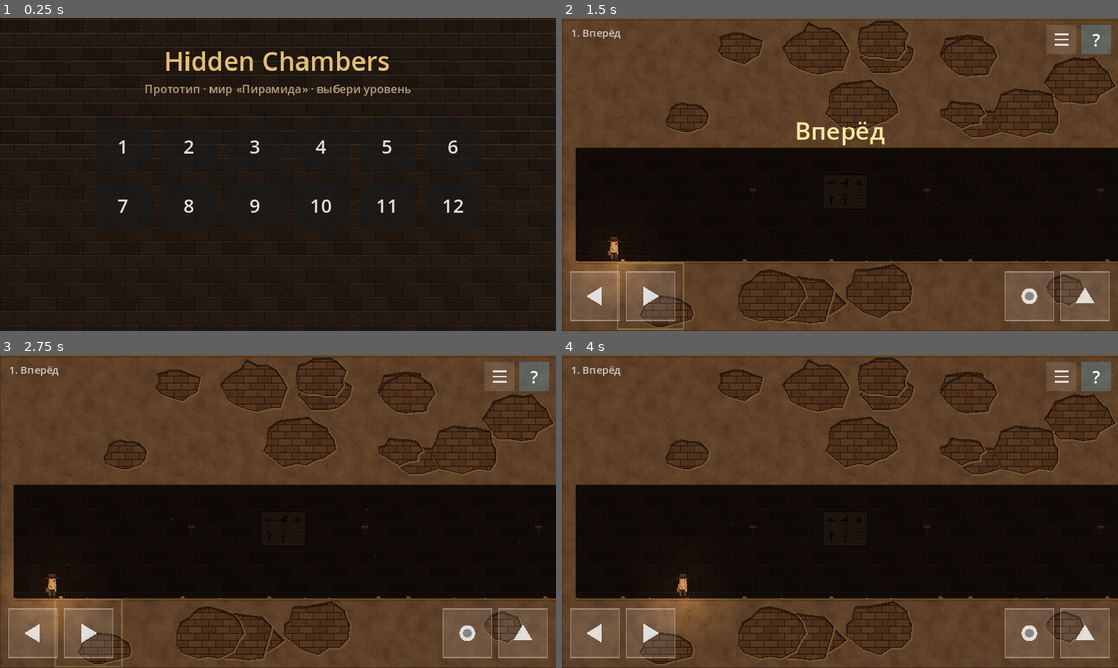
Above: before the commit, frames 1-4 (two rows, left to right).
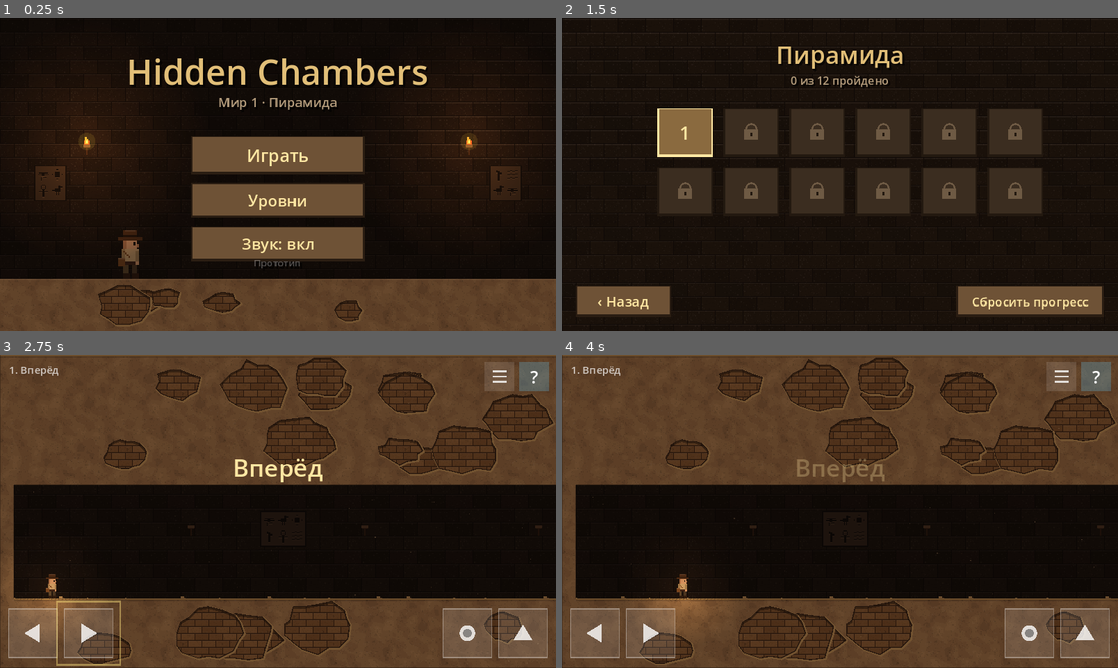
Above: after the commit, the same moments.

Repository: mrvadimjuravlev/mygame
Game: Godot game, scene res://ui/title.tscn
The game is run twice, just before and just after one commit, with the same random seed, the same clock (stepped at 60 frames per second) and the same inputs. Before the commit the project starts from res://ui/menu.tscn.
Inputs (mouse positions are in pixels of both pictures, inside the frame that each line leads up to):
- Up to frame 1 (0.25 s): no input
- Up to frame 2 (1.5 s): click (684, 146) at 0.5 s, where only the run before the commit has a clickable "1"; click (840, 199) at 1.25 s, where only the run after the commit has a clickable "Уровни"
- Up to frame 3 (2.75 s): click (122, 470) at 2 s, where only the run after the commit has a clickable "1"
- Up to frame 4 (4 s): tap Enter at 2.75 s; move the mouse to (962, 495) at 2.77 s; hold Right (move_right) 2.78-3.5 s; hold E (action) 2.78-3.5 s; click (962, 495) at 2.92 s; tap Space (jump) at 3.02, 3.05, 3.32 s; drag from (728, 527) to (928, 530) at 3.52 s

The runs differ from the first frame. In frame 1, 33% of the frame differs, in the area x 0-100%, y 0-100%; in frame 2, 67%; in frame 3, 0.9%; in frame 4, 0.4%.

Commit message:
Start screen, saved progress with locked levels, synthesized sounds
Title screen with Play/Continue, level select and a sound toggle; progress
is saved to user://progress.cfg. Sounds are generated in code at startup:
steps, jump, landing, key, door, exit, death, hand tap, potion, lever, UI.

Co-Authored-By: Claude Opus 5.5 (1M context) <noreply@anthropic.com>
Claude-Session: https://claude.ai/code/session_01Grf5WdcuQYwuX1MMBXvSiC

Diff:
--- a/project.godot
+++ b/project.godot
@@ -6,11 +6,12 @@
 
 config/name="Hidden Chambers"
 config/icon="res://icon.png"
-run/main_scene="res://ui/menu.tscn"
+run/main_scene="res://ui/title.tscn"
 config/features=PackedStringArray("4.3", "GL Compatibility")
 
 [autoload]
 
+Sfx="*res://scripts/sfx.gd"
 Game="*res://scripts/game.gd"
 
 [display]
--- a/scripts/door.gd
+++ b/scripts/door.gd
@@ -39,6 +39,7 @@
 	if open == is_open:
 		return
 	is_open = open
+	Sfx.play("door", -3.0)
 	var tween := create_tween().set_process_mode(Tween.TWEEN_PROCESS_PHYSICS)
 	tween.set_trans(Tween.TRANS_QUAD).set_ease(Tween.EASE_IN_OUT)
 	tween.tween_property(self, "position", _closed_position + (open_offset if open else Vector2.ZERO), 0.7)
--- a/scripts/elusive_key.gd
+++ b/scripts/elusive_key.gd
@@ -39,6 +39,7 @@
 		return
 	if frozen:
 		body.has_key = true
+		Sfx.play("key")
 		queue_free()
 	else:
 		_flee(body)
@@ -61,6 +62,7 @@
 			break
 	global_position = spots[_index]
 	_appear = 0.0
+	Sfx.play("flee", -3.0)
 
 
 func _process(delta: float) -> void:
--- a/scripts/exit_door.gd
+++ b/scripts/exit_door.gd
@@ -46,6 +46,7 @@
 	if is_open:
 		return
 	is_open = true
+	Sfx.play("door")
 	var tween := create_tween()
 	tween.tween_property(self, "_open_amount", 1.0, 0.8).set_trans(Tween.TRANS_QUAD)
 	tween.tween_callback(_check_hero_inside)
@@ -67,6 +68,7 @@
 		return
 	if is_open and _open_amount >= 1.0 and body.is_in_group("hero"):
 		set_deferred("monitoring", false)
+		Sfx.play("exit")
 		Game.next_level()
 
 
--- a/scripts/game.gd
+++ b/scripts/game.gd
@@ -19,6 +19,13 @@
 ]
 const FINISH_SCENE := "res://ui/finish.tscn"
 const MENU_SCENE := "res://ui/menu.tscn"
+const TITLE_SCENE := "res://ui/title.tscn"
+const SAVE_PATH := "user://progress.cfg"
+
+## Номера пройденных уровней (с нуля).
+var passed: Array[int] = []
+## Для проверки прототипа: все уровни открыты, даже непройденные.
+var unlock_all := false
 
 
 func _ready() -> void:
@@ -26,6 +33,7 @@
 	_add_action("move_right", [KEY_RIGHT, KEY_D])
 	_add_action("jump", [KEY_SPACE, KEY_UP, KEY_W])
 	_add_action("action", [KEY_E, KEY_ENTER])
+	_load()
 
 
 func _add_action(action: StringName, keys: Array) -> void:
@@ -44,6 +52,7 @@
 
 
 func next_level() -> void:
+	mark_passed(current_index())
 	var i := current_index() + 1
 	var path: String = LEVELS[i] if i > 0 and i < LEVELS.size() else FINISH_SCENE
 	get_tree().change_scene_to_file.call_deferred(path)
@@ -57,6 +66,57 @@
 	get_tree().change_scene_to_file.call_deferred(LEVELS[index])
 
 
+func go_title() -> void:
+	get_tree().change_scene_to_file.call_deferred(TITLE_SCENE)
+
+
+# --- Прогресс ----------------------------------------------------------------
+
+func mark_passed(index: int) -> void:
+	if index >= 0 and not passed.has(index):
+		passed.append(index)
+		passed.sort()
+		save()
+
+
+## Уровень открыт, если он первый или пройден предыдущий.
+func is_unlocked(index: int) -> bool:
+	return unlock_all or index == 0 or passed.has(index - 1) or passed.has(index)
+
+
+## Первый непройденный уровень — с него продолжает кнопка «Играть».
+func continue_index() -> int:
+	for i in LEVELS.size():
+		if not passed.has(i):
+			return i
+	return 0
+
+
+func reset_progress() -> void:
+	passed.clear()
+	unlock_all = false
+	save()
+
+
+func save() -> void:
+	var cfg := ConfigFile.new()
+	cfg.set_value("progress", "passed", passed)
+	cfg.set_value("progress", "unlock_all", unlock_all)
+	cfg.set_value("settings", "sound", Sfx.enabled)
+	cfg.save(SAVE_PATH)
+
+
+func _load() -> void:
+	var cfg := ConfigFile.new()
+	if cfg.load(SAVE_PATH) != OK:
+		return
+	passed.clear()
+	for i in cfg.get_value("progress", "passed", []):
+		passed.append(int(i))
+	unlock_all = cfg.get_value("progress", "unlock_all", false)
+	Sfx.enabled = cfg.get_value("settings", "sound", true)
+
+
 ## Запускает эффект у всех целей: так устроена система событий «триггер → эффект».
 func fire(source: Node, targets: Array[NodePath], effect: StringName) -> void:
 	for path in targets:
--- a/scripts/hero.gd
+++ b/scripts/hero.gd
@@ -65,13 +65,17 @@
 			velocity.y += GRAVITY * gravity_dir * delta
 		if Input.is_action_just_pressed("jump") and is_on_floor():
 			velocity.y = JUMP_VELOCITY * gravity_dir
+			Sfx.play("jump")
 		velocity.x = dir * SPEED
 		if Input.is_action_just_pressed("action"):
 			_try_interact()
 	if dir != 0.0 and signf(dir) != facing:
 		facing = signf(dir)
 	queue_redraw()
+	var falling := absf(velocity.y) > 200.0
 	move_and_slide()
+	if falling and is_on_floor() and not climbing:
+		Sfx.play("land", -4.0)
 	if wrap_width > 0.0:
 		if global_position.x < -6.0:
 			global_position.x += wrap_width + 12.0
@@ -111,6 +115,7 @@
 	if _dead:
 		return
 	_dead = true
+	Sfx.play("die")
 	modulate = Color(1, 0.4, 0.4)
 	get_tree().create_timer(0.4).timeout.connect(get_tree().reload_current_scene)
 
@@ -135,6 +140,7 @@
 const C_BELT := Color("4a3020")
 
 var _anim := 0.0
+var _step_frame := -1
 
 
 func _process(delta: float) -> void:
@@ -142,8 +148,14 @@
 		return
 	if absf(velocity.x) > 1.0 and is_on_floor() or (climbing and absf(velocity.y) > 1.0):
 		_anim += delta
+		# Шаг слышен на кадрах 1 и 3, когда ступня касается пола.
+		var frame := int(_anim * (8.0 if climbing else 10.0)) % 4
+		if frame != _step_frame and frame % 2 == 1:
+			Sfx.play("step", -8.0, randf_range(0.85, 1.15))
+		_step_frame = frame
 	else:
 		_anim = 0.0
+		_step_frame = -1
 
 
 func _px(x: float, y: float, w: float, h: float, c: Color) -> void:
--- a/scripts/hud.gd
+++ b/scripts/hud.gd
@@ -85,9 +85,11 @@
 
 func _touch_down(index: int, pos: Vector2) -> void:
 	if MENU_BUTTON.grow(2).has_point(pos):
+		Sfx.play("ui")
 		get_tree().change_scene_to_file.call_deferred(Game.MENU_SCENE)
 		return
 	if HINT_BUTTON.grow(4).has_point(pos):
+		Sfx.play("ui")
 		_show_next_hint()
 		return
 	var button := _button_at(pos)
--- a/scripts/key_item.gd
+++ b/scripts/key_item.gd
@@ -21,6 +21,7 @@
 func _on_body_entered(body: Node) -> void:
 	if body.is_in_group("hero"):
 		body.has_key = true
+		Sfx.play("key")
 		queue_free()
 
 
--- a/scripts/lever.gd
+++ b/scripts/lever.gd
@@ -30,6 +30,7 @@
 	if pulled and one_shot:
 		return
 	pulled = not pulled
+	Sfx.play("lever")
 	queue_redraw()
 	Game.fire(self, targets, effect)
 
--- a/scripts/potion.gd
+++ b/scripts/potion.gd
@@ -18,6 +18,7 @@
 	body_entered.connect(func(body: Node) -> void:
 		if body.is_in_group("hero"):
 			body.flip_gravity()
+			Sfx.play("potion")
 			queue_free())
 
 
--- /dev/null
+++ b/scripts/sfx.gd
@@ -0,0 +1,175 @@
+extends Node
+## Звуки игры. Все звуки синтезируются в коде при запуске: шум, тоны и огибающие.
+## Вызов: Sfx.play("jump").
+
+const RATE := 22050
+const VOICES := 8
+
+var enabled := true
+var _sounds := {}
+var _players: Array[AudioStreamPlayer] = []
+var _next := 0
+
+
+func _ready() -> void:
+	process_mode = Node.PROCESS_MODE_ALWAYS
+	for i in VOICES:
+		var p := AudioStreamPlayer.new()
+		add_child(p)
+		_players.append(p)
+	_sounds = {
+		"step": _step(),
+		"jump": _jump(),
+		"land": _land(),
+		"key": _key(),
+		"flee": _flee(),
+		"door": _door(),
+		"exit": _exit(),
+		"die": _die(),
+		"tap": _tap(),
+		"potion": _potion(),
+		"lever": _lever(),
+		"ui": _ui(),
+	}
+	# Game загружается после Sfx, поэтому подписка — на следующем кадре.
+	(func() -> void: Game.hand_used.connect(func(_kind: String) -> void: play("tap"))).call_deferred()
+
+
+func play(sound: String, volume_db := 0.0, pitch := 1.0) -> void:
+	if not enabled or not _sounds.has(sound):
+		return
+	var p := _players[_next]
+	_next = (_next + 1) % VOICES
+	p.stream = _sounds[sound]
+	p.volume_db = volume_db
+	p.pitch_scale = pitch
+	p.play()
+
+
+# --- Синтез -----------------------------------------------------------------
+
+func _wav(samples: PackedFloat32Array) -> AudioStreamWAV:
+	var data := PackedByteArray()
+	data.resize(samples.size() * 2)
+	for i in samples.size():
+		data.encode_s16(i * 2, int(clampf(samples[i], -1.0, 1.0) * 32767.0))
+	var wav := AudioStreamWAV.new()
+	wav.format = AudioStreamWAV.FORMAT_16_BITS
+	wav.mix_rate = RATE
+	wav.data = data
+	return wav
+
+
+## Шум через простой фильтр нижних частот: чем меньше cutoff (0..1), тем глуше.
+func _noise(seconds: float, cutoff: float, decay: float, gain: float, seed := 1) -> PackedFloat32Array:
+	var rng := RandomNumberGenerator.new()
+	rng.seed = seed
+	var n := int(seconds * RATE)
+	var out := PackedFloat32Array()
+	out.resize(n)
+	var y := 0.0
+	for i in n:
+		y += cutoff * (rng.randf_range(-1.0, 1.0) - y)
+		out[i] = y * gain * exp(-decay * float(i) / RATE)
+	return out
+
+
+## Тон, частота плавно идёт от f0 к f1. shape: 0 — синус, 1 — квадрат, 2 — треугольник.
+func _tone(seconds: float, f0: float, f1: float, shape: int, decay: float, gain: float, attack := 0.004) -> PackedFloat32Array:
+	var n := int(seconds * RATE)
+	var out := PackedFloat32Array()
+	out.resize(n)
+	var phase := 0.0
+	for i in n:
+		var t := float(i) / n
+		phase += lerpf(f0, f1, t) / RATE
+		var p := fmod(phase, 1.0)
+		var v: float
+		match shape:
+			1: v = 1.0 if p < 0.5 else -1.0
+			2: v = 4.0 * absf(p - 0.5) - 1.0
+			_: v = sin(TAU * p)
+		var env := minf(1.0, float(i) / (attack * RATE)) * exp(-decay * float(i) / RATE)
+		# Короткое затухание в конце, чтобы не щёлкало.
+		env *= minf(1.0, float(n - i) / (0.005 * RATE))
+		out[i] = v * env * gain
+	return out
+
+
+func _mix(a: PackedFloat32Array, b: PackedFloat32Array, offset_s := 0.0) -> PackedFloat32Array:
+	var off := int(offset_s * RATE)
+	var out := a.duplicate()
+	if out.size() < off + b.size():
+		out.resize(off + b.size())
+	for i in b.size():
+		out[off + i] += b[i]
+	return out
+
+
+func _step() -> AudioStreamWAV:
+	# Мягкий шорох подошвы по камню.
+	return _wav(_noise(0.06, 0.25, 70.0, 0.5, 3))
+
+
+func _jump() -> AudioStreamWAV:
+	return _wav(_tone(0.14, 220.0, 520.0, 2, 14.0, 0.35))
+
+
+func _land() -> AudioStreamWAV:
+	return _wav(_mix(_noise(0.09, 0.12, 45.0, 0.8, 7), _tone(0.08, 110.0, 60.0, 0, 40.0, 0.4)))
+
+
+func _key() -> AudioStreamWAV:
+	# Звон: две ноты с обертоном.
+	var s := _tone(0.5, 1046.5, 1046.5, 0, 7.0, 0.25)
+	s = _mix(s, _tone(0.5, 2093.0, 2093.0, 0, 10.0, 0.08))
+	s = _mix(s, _tone(0.6, 1568.0, 1568.0, 0, 6.0, 0.25), 0.09)
+	s = _mix(s, _tone(0.6, 3136.0, 3136.0, 0, 9.0, 0.06), 0.09)
+	return _wav(s)
+
+
+func _flee() -> AudioStreamWAV:
+	# Ключ ускользнул: насмешливый «фьють».
+	return _wav(_mix(_tone(0.18, 900.0, 1800.0, 0, 8.0, 0.25), _noise(0.15, 0.6, 20.0, 0.12, 11)))
+
+
+func _door() -> AudioStreamWAV:
+	# Каменная плита ползёт: глухой гул и скрежет.
+	var s := _noise(0.8, 0.05, 2.5, 1.6, 5)
+	s = _mix(s, _noise(0.8, 0.35, 4.0, 0.12, 9))
+	s = _mix(s, _tone(0.8, 55.0, 48.0, 2, 3.0, 0.25, 0.08))
+	return _wav(s)
+
+
+func _exit() -> AudioStreamWAV:
+	# Уровень пройден: восходящее арпеджио.
+	var s := PackedFloat32Array()
+	var notes := [523.3, 659.3, 784.0, 1046.5]
+	for k in notes.size():
+		s = _mix(s, _tone(0.45, notes[k], notes[k], 2, 6.0, 0.22), k * 0.09)
+	return _wav(s)
+
+
+func _die() -> AudioStreamWAV:
+	return _wav(_mix(_tone(0.45, 420.0, 70.0, 1, 5.0, 0.18), _noise(0.25, 0.3, 15.0, 0.3, 13)))
+
+
+func _tap() -> AudioStreamWAV:
+	# Касание рукой: короткий каменный щелчок.
+	return _wav(_mix(_noise(0.05, 0.5, 90.0, 0.5, 17), _tone(0.06, 700.0, 500.0, 0, 60.0, 0.25)))
+
+
+func _potion() -> AudioStreamWAV:
+	# Бульканье: несколько пузырей с растущей высотой.
+	var s := PackedFloat32Array()
+	for k in 4:
+		s = _mix(s, _tone(0.08, 300.0 + k * 90.0, 600.0 + k * 120.0, 0, 30.0, 0.25), k * 0.07)
+	return _wav(s)
+
+
+func _lever() -> AudioStreamWAV:
+	return _wav(_mix(_noise(0.12, 0.4, 30.0, 0.5, 19), _tone(0.1, 180.0, 120.0, 1, 30.0, 0.15)))
+
+
+func _ui() -> AudioStreamWAV:
+	return _wav(_tone(0.07, 660.0, 880.0, 2, 30.0, 0.25))
--- a/ui/finish.gd
+++ b/ui/finish.gd
@@ -1,5 +1,5 @@
 extends Control
-## Экран после шестого уровня.
+## Экран после последнего уровня.
 
 
 func _ready() -> void:
@@ -17,4 +17,5 @@
 	button.size = Vector2(140, 40)
 	button.position = Vector2(250, 230)
 	button.pressed.connect(Game.start_over)
+	Sfx.play("exit")
 	add_child(button)
--- a/ui/menu.gd
+++ b/ui/menu.gd
@@ -1,7 +1,13 @@
 extends Control
-## Стартовый экран прототипа: название и выбор любого уровня.
+## Выбор уровня. Пройденные отмечены галочкой, следующий открыт, дальше — замок.
+## Для проверки прототипа: пять касаний по заголовку открывают все уровни.
 
 const Art := preload("res://scripts/art.gd")
+const Style := preload("res://ui/style.gd")
+
+var _grid: GridContainer
+var _title_taps := 0
+var _reset: Button
 
 
 func _ready() -> void:
@@ -11,33 +17,77 @@
 	back.stretch_mode = TextureRect.STRETCH_TILE
 	back.size = Vector2(640, 360)
 	back.texture_repeat = CanvasItem.TEXTURE_REPEAT_ENABLED
+	back.modulate = Color(0.75, 0.68, 0.62)
 	add_child(back)
-	var title := Label.new()
-	title.text = "Hidden Chambers"
-	title.horizontal_alignment = HORIZONTAL_ALIGNMENT_CENTER
-	title.size = Vector2(640, 40)
-	title.position = Vector2(0, 28)
-	title.add_theme_font_size_override("font_size", 30)
-	title.add_theme_color_override("font_color", Color("e2bf78"))
+	var title := Style.label("Пирамида", Vector2(0, 22), 640, 28, Color("e2bf78"))
+	title.mouse_filter = Control.MOUSE_FILTER_STOP
+	title.gui_input.connect(_on_title_input)
 	add_child(title)
-	var sub := Label.new()
-	sub.text = "Прототип · мир «Пирамида» · выбери уровень"
-	sub.horizontal_alignment = HORIZONTAL_ALIGNMENT_CENTER
-	sub.size = Vector2(640, 20)
-	sub.position = Vector2(0, 72)
-	sub.add_theme_font_size_override("font_size", 13)
-	sub.add_theme_color_override("font_color", Color("b49c7c"))
-	add_child(sub)
-	var grid := GridContainer.new()
-	grid.columns = 6
-	grid.add_theme_constant_override("h_separation", 12)
-	grid.add_theme_constant_override("v_separation", 12)
-	grid.position = Vector2(110, 120)
-	add_child(grid)
+	add_child(Style.label("%d из %d пройдено" % [Game.passed.size(), Game.LEVELS.size()], Vector2(0, 62), 640, 13, Style.TEXT_DIM))
+	_grid = GridContainer.new()
+	_grid.columns = 6
+	_grid.add_theme_constant_override("h_separation", 12)
+	_grid.add_theme_constant_override("v_separation", 12)
+	_grid.position = Vector2(110, 104)
+	add_child(_grid)
+	_fill()
+	var back_button := Style.button("‹ Назад", Vector2(110, 36), 16)
+	back_button.position = Vector2(16, 308)
+	back_button.pressed.connect(Game.go_title)
+	add_child(back_button)
+	_reset = Style.button("Сбросить прогресс", Vector2(170, 36), 14)
+	_reset.position = Vector2(454, 308)
+	_reset.pressed.connect(_on_reset)
+	add_child(_reset)
+
+
+func _fill() -> void:
+	for child in _grid.get_children():
+		child.queue_free()
+	var next := Game.continue_index()
 	for i in Game.LEVELS.size():
-		var b := Button.new()
-		b.text = str(i + 1)
-		b.custom_minimum_size = Vector2(64, 56)
-		b.add_theme_font_size_override("font_size", 22)
+		var open := Game.is_unlocked(i)
+		var done := Game.passed.has(i)
+		var b := Style.button(str(i + 1) if open else "", Vector2(64, 56), 22)
+		b.disabled = not open
+		var mark := Control.new()
+		mark.mouse_filter = Control.MOUSE_FILTER_IGNORE
+		mark.size = Vector2(64, 56)
+		mark.draw.connect(_draw_mark.bind(mark, done, open))
+		b.add_child(mark)
+		if i == next and open and not done:
+			b.add_theme_stylebox_override("normal", Style._box(Color("8a6a3f"), Color("ffe7a3")))
 		b.pressed.connect(Game.open_level.bind(i))
-		grid.add_child(b)
+		_grid.add_child(b)
+
+
+## Галочка у пройденного уровня, замок у закрытого (рисуем, шрифт может не знать значков).
+func _draw_mark(c: Control, done: bool, open: bool) -> void:
+	if done:
+		var gold := Color("f2c14e")
+		c.draw_polyline(PackedVector2Array([Vector2(46, 10), Vector2(50, 14), Vector2(57, 6)]), gold, 2.0)
+	elif not open:
+		var col := Color("6e5a44")
+		c.draw_arc(Vector2(32, 24), 6.0, PI, TAU, 10, col, 2.0)
+		c.draw_rect(Rect2(24, 24, 16, 12), col)
+		c.draw_rect(Rect2(31, 28, 2, 4), Color("231910"))
+
+
+func _on_title_input(event: InputEvent) -> void:
+	if event is InputEventMouseButton and event.pressed:
+		_title_taps += 1
+		if _title_taps >= 5:
+			_title_taps = 0
+			Game.unlock_all = not Game.unlock_all
+			Game.save()
+			Sfx.play("key")
+			_fill()
+
+
+func _on_reset() -> void:
+	# Защита от случайного нажатия: сбрасывает второе касание.
+	if _reset.text != "Точно сбросить?":
+		_reset.text = "Точно сбросить?"
+		return
+	Game.reset_progress()
+	get_tree().reload_current_scene()
--- /dev/null
+++ b/ui/style.gd
@@ -0,0 +1,49 @@
+extends RefCounted
+## Общий вид кнопок меню: песчаник с тёмной обводкой.
+
+const TEXT := Color("ffe7a3")
+const TEXT_DIM := Color("b49c7c")
+
+
+static func button(text: String, size: Vector2, font_size := 18) -> Button:
+	var b := Button.new()
+	b.text = text
+	b.custom_minimum_size = size
+	b.size = size
+	b.focus_mode = Control.FOCUS_NONE
+	b.add_theme_font_size_override("font_size", font_size)
+	b.add_theme_color_override("font_color", TEXT)
+	b.add_theme_color_override("font_hover_color", Color.WHITE)
+	b.add_theme_color_override("font_pressed_color", Color.WHITE)
+	b.add_theme_color_override("font_disabled_color", Color("6e5a44"))
+	b.add_theme_stylebox_override("normal", _box(Color("6e5236"), Color("2a1d12")))
+	b.add_theme_stylebox_override("hover", _box(Color("80603f"), Color("2a1d12")))
+	b.add_theme_stylebox_override("pressed", _box(Color("5a4229"), Color("e2bf78")))
+	b.add_theme_stylebox_override("disabled", _box(Color("3b2d20"), Color("231910")))
+	b.pressed.connect(func() -> void: Sfx.play("ui"))
+	return b
+
+
+static func label(text: String, pos: Vector2, width: float, font_size: int, color: Color) -> Label:
+	var l := Label.new()
+	l.text = text
+	l.horizontal_alignment = HORIZONTAL_ALIGNMENT_CENTER
+	l.position = pos
+	l.size = Vector2(width, font_size + 12)
+	l.add_theme_font_size_override("font_size", font_size)
+	l.add_theme_color_override("font_color", color)
+	l.add_theme_color_override("font_shadow_color", Color(0, 0, 0, 0.6))
+	l.add_theme_constant_override("shadow_offset_x", 2)
+	l.add_theme_constant_override("shadow_offset_y", 2)
+	return l
+
+
+static func _box(fill: Color, border: Color) -> StyleBoxFlat:
+	var s := StyleBoxFlat.new()
+	s.bg_color = fill
+	s.border_color = border
+	s.set_border_width_all(2)
+	s.border_width_top = 1
+	s.border_width_bottom = 3
+	s.set_content_margin_all(4)
+	return s
--- /dev/null
+++ b/ui/title.gd
@@ -0,0 +1,92 @@
+extends Node2D
+## Экран старта: зал пирамиды в полумраке, герой у факела, кнопки «Играть», «Уровни», «Звук».
+
+const Art := preload("res://scripts/art.gd")
+const Style := preload("res://ui/style.gd")
+
+var _sound: Button
+
+
+func _ready() -> void:
+	var back := Polygon2D.new()
+	back.polygon = PackedVector2Array([Vector2(0, 0), Vector2(640, 0), Vector2(640, 360), Vector2(0, 360)])
+	back.texture = Art.back_wall()
+	back.texture_repeat = CanvasItem.TEXTURE_REPEAT_ENABLED
+	add_child(back)
+	var floor := Node2D.new()
+	floor.texture_repeat = CanvasItem.TEXTURE_REPEAT_ENABLED
+	floor.draw.connect(func() -> void:
+		var poly := PackedVector2Array([Vector2(0, 300), Vector2(640, 300), Vector2(640, 360), Vector2(0, 360)])
+		Art.draw_textured(floor, poly, Art.plaster())
+		Art.draw_crumbled(floor, poly, 4)
+		floor.draw_rect(Rect2(0, 300, 640, 2), Color(1, 0.9, 0.7, 0.25)))
+	add_child(floor)
+	for i in 2:
+		var g := Node2D.new()
+		g.set_script(preload("res://scripts/glyphs.gd"))
+		g.columns = 2
+		g.signs = PackedStringArray(["eye", "sun", "ankh", "bird"] if i == 0 else ["reed", "wave", "bird", "eye"])
+		g.position = Vector2(40 + i * 524, 170)
+		add_child(g)
+	for x in [100.0, 540.0]:
+		var torch := Area2D.new()
+		torch.set_script(preload("res://scripts/torch.gd"))
+		torch.start_lit = true
+		torch.position = Vector2(x, 150)
+		add_child(torch)
+	var hero := CharacterBody2D.new()
+	hero.set_script(preload("res://scripts/hero.gd"))
+	hero.position = Vector2(150, 300)
+	hero.scale = Vector2(2, 2)
+	add_child(hero)
+	# Пол и стены по краям: героем можно побродить по залу стрелками.
+	var walls := StaticBody2D.new()
+	for r in [Rect2(-20, 300, 680, 40), Rect2(-20, 0, 20, 300), Rect2(640, 0, 20, 300)]:
+		var shape := CollisionShape2D.new()
+		var rect := RectangleShape2D.new()
+		rect.size = r.size
+		shape.shape = rect
+		shape.position = r.get_center()
+		walls.add_child(shape)
+	add_child(walls)
+	var mod := CanvasModulate.new()
+	mod.color = Color(0.5, 0.43, 0.4)
+	add_child(mod)
+
+	var ui := CanvasLayer.new()
+	add_child(ui)
+	ui.add_child(Style.label("Hidden Chambers", Vector2(0, 34), 640, 40, Color("e2bf78")))
+	ui.add_child(Style.label("Мир 1 · Пирамида", Vector2(0, 86), 640, 15, Style.TEXT_DIM))
+	var column := VBoxContainer.new()
+	column.add_theme_constant_override("separation", 10)
+	column.position = Vector2(220, 136)
+	ui.add_child(column)
+	var play := Style.button(_play_text(), Vector2(200, 44), 20)
+	play.pressed.connect(func() -> void: Game.open_level(Game.continue_index()))
+	column.add_child(play)
+	var levels := Style.button("Уровни", Vector2(200, 40))
+	levels.pressed.connect(func() -> void: get_tree().change_scene_to_file.call_deferred(Game.MENU_SCENE))
+	column.add_child(levels)
+	_sound = Style.button("", Vector2(200, 40))
+	_sound.pressed.connect(_toggle_sound)
+	column.add_child(_sound)
+	_update_sound()
+	ui.add_child(Style.label("Прототип", Vector2(0, 274), 640, 11, Color(1, 1, 1, 0.3)))
+
+
+func _play_text() -> String:
+	if Game.passed.is_empty():
+		return "Играть"
+	if Game.passed.size() >= Game.LEVELS.size():
+		return "Играть с начала"
+	return "Продолжить · %d" % (Game.continue_index() + 1)
+
+
+func _toggle_sound() -> void:
+	Sfx.enabled = not Sfx.enabled
+	Game.save()
+	_update_sound()
+
+
+func _update_sound() -> void:
+	_sound.text = "Звук: вкл" if Sfx.enabled else "Звук: выкл"
--- /dev/null
+++ b/ui/title.tscn
@@ -0,0 +1,6 @@
+[gd_scene load_steps=2 format=3]
+
+[ext_resource type="Script" path="res://ui/title.gd" id="1"]
+
+[node name="Title" type="Node2D"]
+script = ExtResource("1")
Binary file changed: docs/screenshots/menu.png
Binary file added: docs/screenshots/title.png
